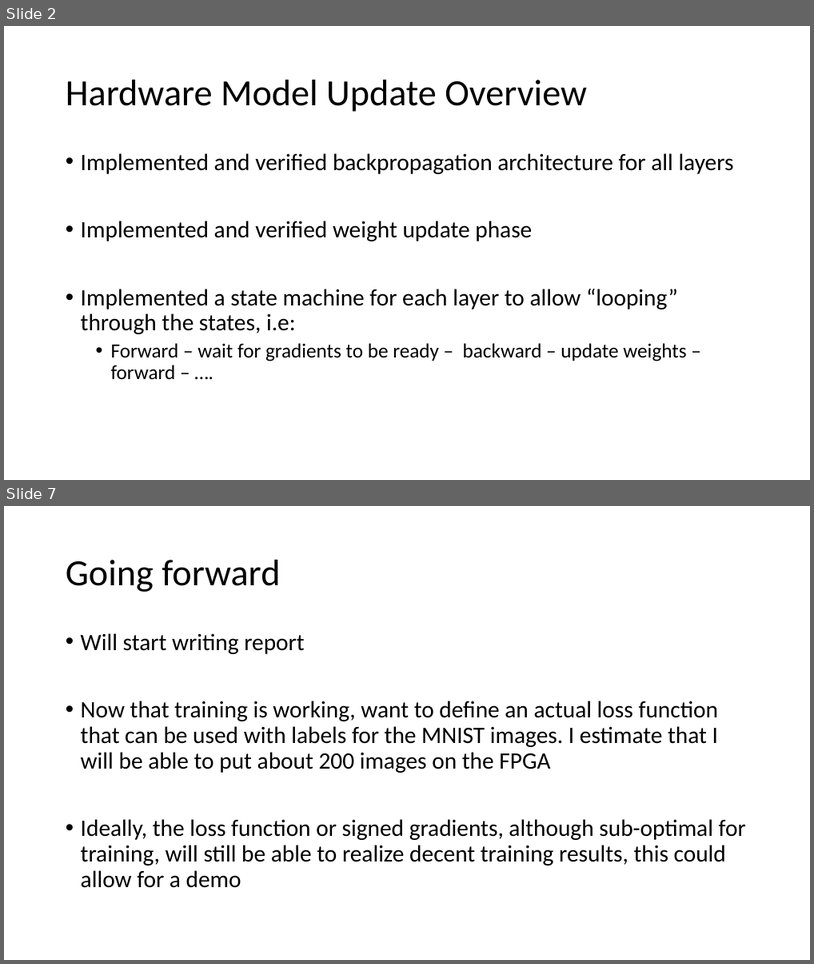
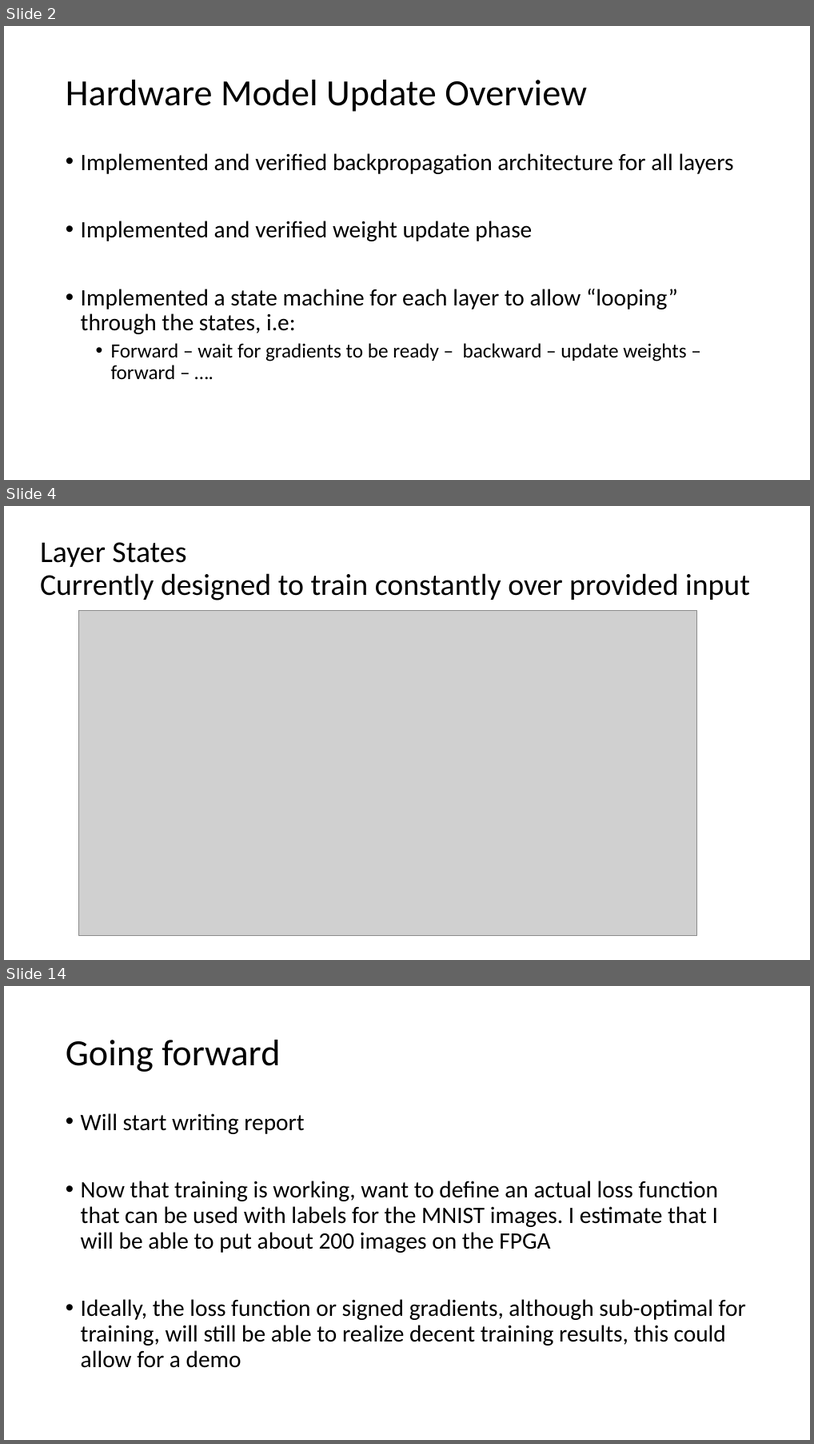
Before and after one commit to erikgroving/NeuralNetworkHardwareAccelerator, a slide deck: WeeklyPresentations/update11_06_03.pptx. Shown one above the other, each under a label of ours: slides 2 and 7 before the commit, slides 2, 4 and 14 after it; the slides between them are not shown. The pictures are 814x964 and 814x1444 pixels, drawn with LibreOffice and Linux fonts; fonts in the diff are those of the drawing; grey boxes stand for pictures. Boxes give left, top, right and bottom in pixels: in the first picture for what was removed or moved away, otherwise in the second. Text is boxed around its words. In the diff, an @@ line names an element or a change of style, - is before the commit and + after.

```diff
--- a/WeeklyPresentations/update11_06_03.pptx
+++ b/WeeklyPresentations/update11_06_03.pptx
@@ slide 4 added at [4, 506, 810, 960], background #FFFFFF @@
@@ title added at [40, 542, 750, 600], 36 pt, text #000000 @@
+Layer States
+Currently designed to train constantly over provided input
@@ picture added at [79, 611, 698, 936] @@
@@ what was slide 7 is now slide 14 @@
```
Also in this commit, not shown: 4 slides changed, 6 other slides added, 1 slide removed, 3 other files.
